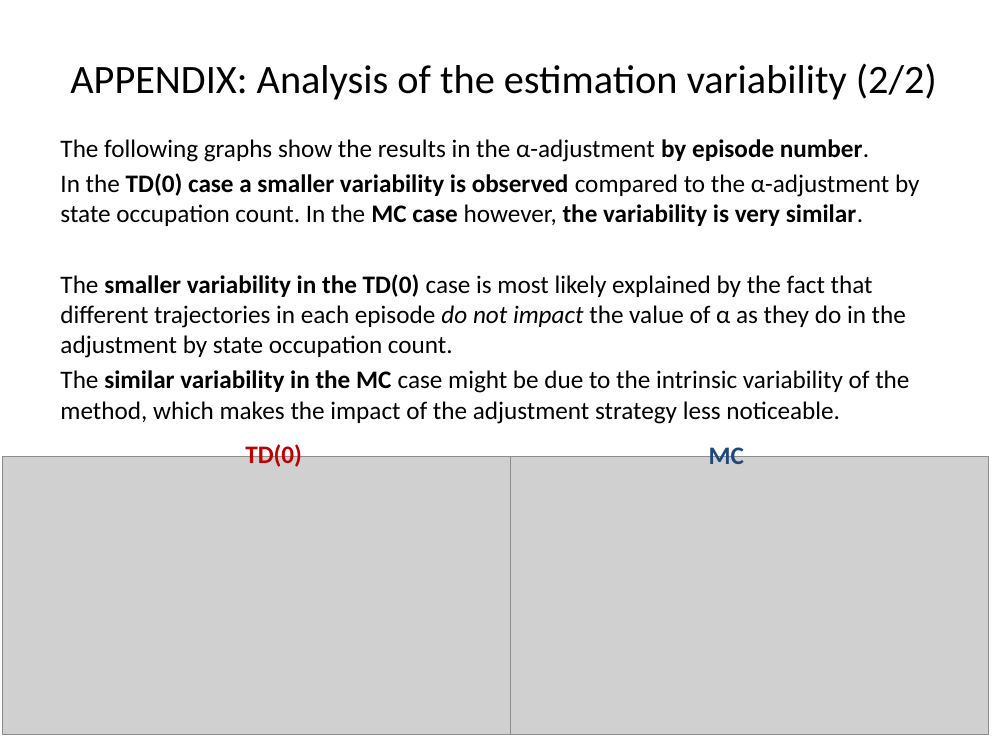
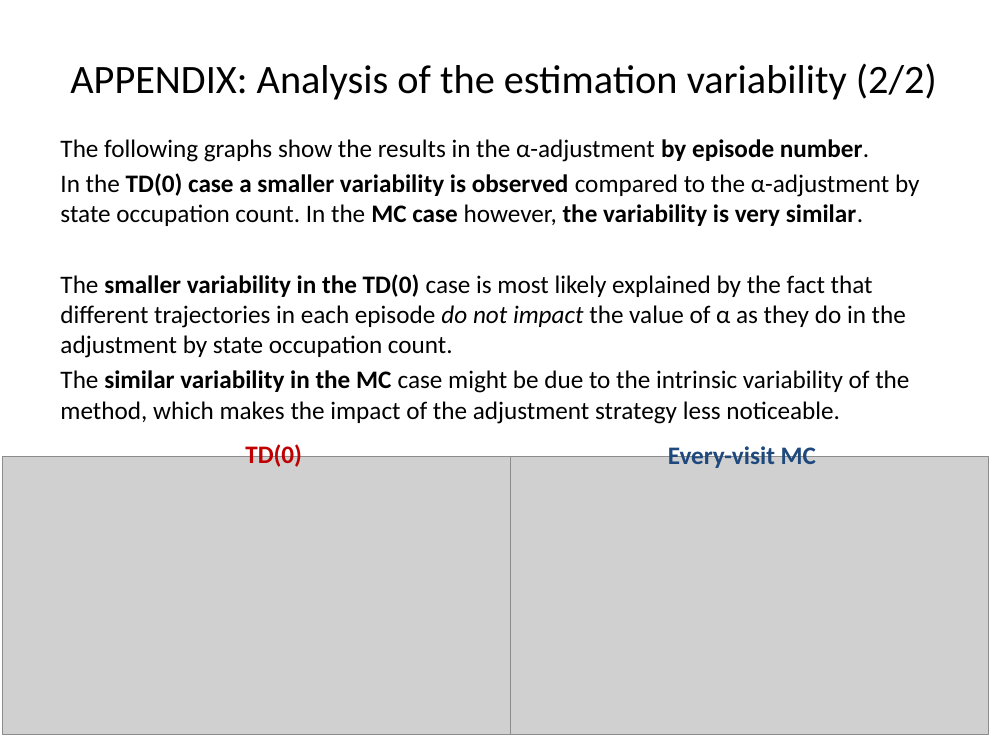
Before and after one commit to mastropi/RL, a slide deck: slide 19 of RL-001-MemoryManagement/results/202004Apr30-ResultsTDLambda&MC-1DGridworld.pptx (slide 17 before the commit). Drawn at 1008x756 pixels with LibreOffice and Linux fonts; fonts in the diff are those of the drawing; grey boxes stand for pictures. Boxes give left, top, right and bottom in pixels: in the first picture for what was removed or moved away, otherwise in the second. Text is boxed around its words. In the diff, an @@ line names an element or a change of style, - is before the commit and + after.

```diff
--- a/RL-001-MemoryManagement/results/202004Apr30-ResultsTDLambda&MC-1DGridworld.pptx
+++ b/RL-001-MemoryManagement/results/202004Apr30-ResultsTDLambda&MC-1DGridworld.pptx
@@ text at <box>668,444,816,468</box>: text changed @@
-MC
+Every-visit MC
```
Also in this commit, not shown: 6 other slides changed, 2 slides added, 4 other files.
